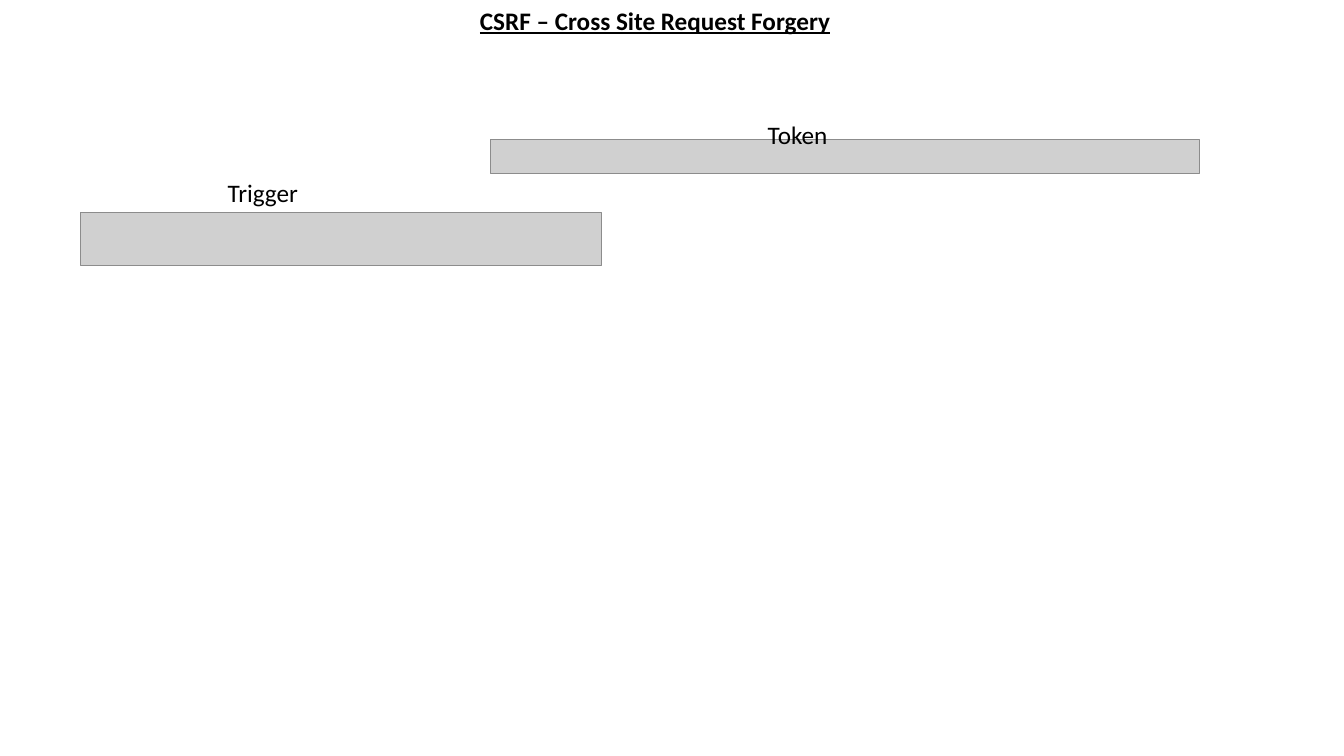
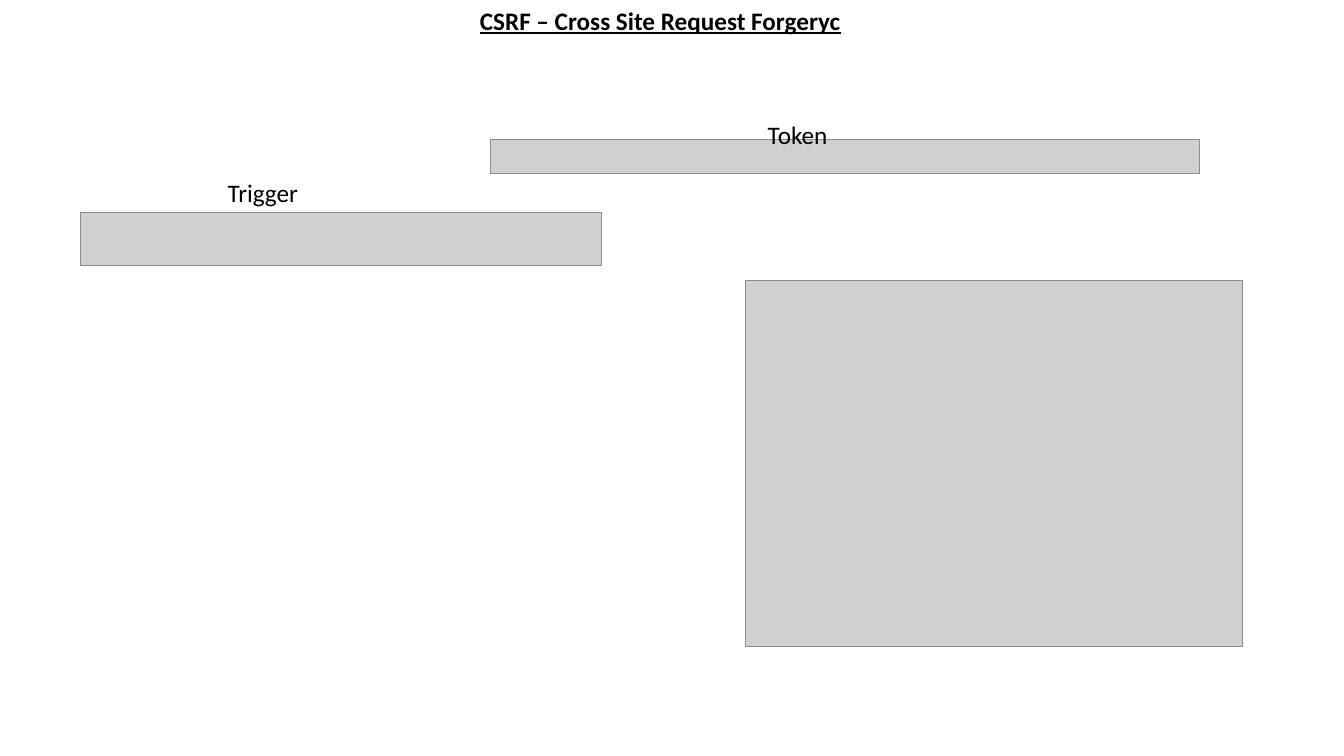
Before and after one commit to rkumar-bengaluru/algoes, a slide deck: slide 13 of src/spring/spring.boot.pptx. Drawn at 1344x756 pixels with LibreOffice and Linux fonts; fonts in the diff are those of the drawing; grey boxes stand for pictures. Boxes give left, top, right and bottom in pixels: in the first picture for what was removed or moved away, otherwise in the second. Text is boxed around its words. In the diff, an @@ line names an element or a change of style, - is before the commit and + after.

```diff
--- a/src/spring/spring.boot.pptx
+++ b/src/spring/spring.boot.pptx
@@ text at [480,12,840,35]: text changed @@
-CSRF – Cross Site Request Forgery
+CSRF – Cross Site Request Forgeryc
@@ picture added at [746,281,1243,646] @@
```
Also in this commit, not shown: 1 slide added.
